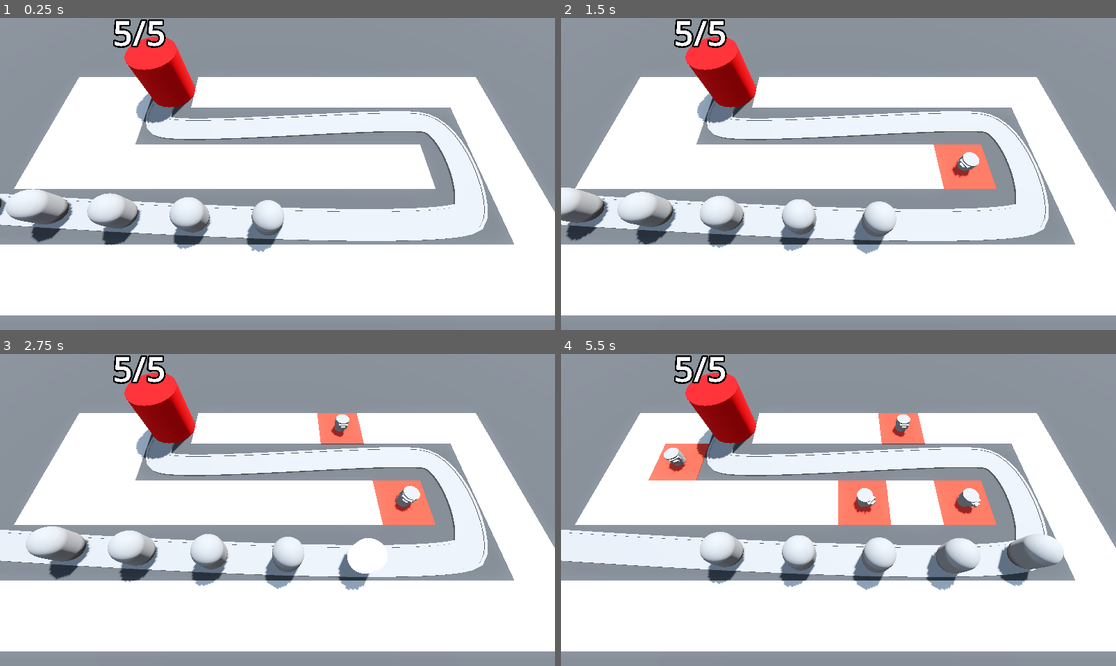
Above: before the commit, frames 1-4 (two rows, left to right).
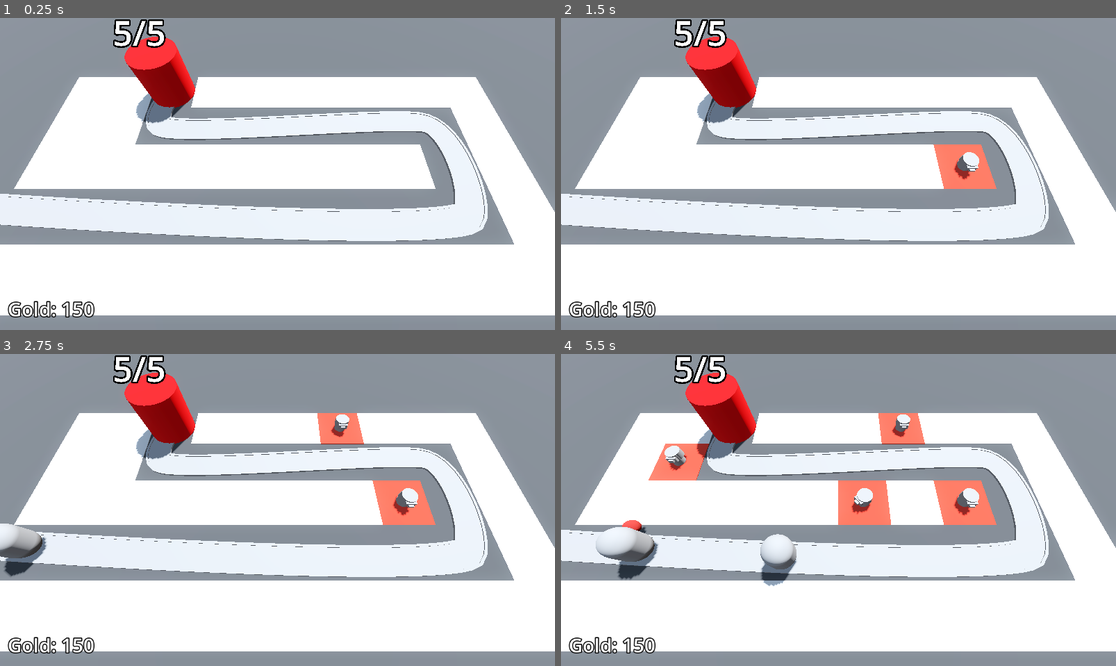
Above: after the commit, the same moments.

Repository: niamh-d/godot-3d-tower-defence
Game: Godot game, scene res://Scenes/base_level.tscn
The game is run twice, just before and just after one commit, with the same random seed, the same clock (stepped at 60 frames per second) and the same inputs.
Inputs (mouse positions are in pixels of both pictures, inside the frame that each line leads up to):
- Up to frame 1 (0.25 s): no input
- Up to frame 2 (1.5 s): move the mouse to (960, 158) at 0.52 s; press the mouse at (960, 158) at 0.53 s; move the mouse to (727, 189) at 1.27 s; release the mouse at (727, 189) at 1.28 s; click (727, 189) at 1.35 s
- Up to frame 3 (2.75 s): move the mouse to (333, 441) at 2.02 s; press the mouse at (333, 441) at 2.03 s
- Up to frame 4 (5.5 s): move the mouse to (810, 572) at 2.77 s; release the mouse at (810, 572) at 2.78 s; click (810, 572) at 2.85 s; move the mouse to (1005, 556) at 3.52 s; press the mouse at (1005, 556) at 3.53 s; move the mouse to (672, 463) at 4.27 s; release the mouse at (672, 463) at 4.28 s; click (672, 463) at 4.35 s; move the mouse to (866, 510) at 5.02 s; press the mouse at (866, 510) at 5.03 s

The runs differ from the first frame. In frame 1, 3.5% of the frame differs, in the area x 0-52%, y 54-96%; in frame 2, 4.3%; in frame 3, 4.8%; in frame 4, 6.1%, in the area x 1-91%, y 29-96%.

Commit message:
ui label

Diff:
--- a/Scenes/Enemy/enemy.gd
+++ b/Scenes/Enemy/enemy.gd
@@ -1,7 +1,7 @@
 class_name Enemy
 extends PathFollow3D
 
-@export var speed: float = 2.5
+@export var speed: float = 5.0
 @export var max_health := 5
 
 @onready var base = get_tree().get_first_node_in_group("base")
--- /dev/null
+++ b/Scenes/bank.gd
@@ -0,0 +1,16 @@
+extends MarginContainer
+
+@export var starting_gold := 150
+
+@onready var label: Label = $Label
+
+var gold: int:
+	set(gold_in):
+		gold = 0 if gold + gold_in < 0 else gold + gold_in
+		set_label()
+
+func _ready() -> void:
+	gold = starting_gold
+
+func set_label() -> void:
+	label.text = "Gold: %s" % gold
--- a/Scenes/base_level.tscn
+++ b/Scenes/base_level.tscn
@@ -1,11 +1,13 @@
-[gd_scene load_steps=12 format=3 uid="uid://blu885i46rvl6"]
+[gd_scene load_steps=15 format=3 uid="uid://blu885i46rvl6"]
 
 [ext_resource type="MeshLibrary" uid="uid://dsqiumw83bhdy" path="res://MeshLibraries/SpaceLibrary.tres" id="1_1xu8l"]
 [ext_resource type="PackedScene" uid="uid://bxyu0ex26b26g" path="res://Scenes/RayPickerCamera/ray_picker_camera.tscn" id="1_17pwx"]
 [ext_resource type="PackedScene" uid="uid://cgpx5d1ebwukw" path="res://Scenes/Enemy/enemy.tscn" id="2_3q4ae"]
+[ext_resource type="Script" path="res://Scenes/enemy_path.gd" id="3_4pwha"]
 [ext_resource type="PackedScene" uid="uid://dkkb8h7iyh54v" path="res://Scenes/Base/base.tscn" id="3_yfdac"]
 [ext_resource type="Script" path="res://Scenes/turret_manager.gd" id="5_otcax"]
 [ext_resource type="PackedScene" uid="uid://1ucm44u2hm55" path="res://Scenes/Turret/turret.tscn" id="6_17e4r"]
+[ext_resource type="Script" path="res://Scenes/bank.gd" id="8_7dj6r"]
 
 [sub_resource type="ProceduralSkyMaterial" id="ProceduralSkyMaterial_h04u7"]
 sky_horizon_color = Color(0.64625, 0.65575, 0.67075, 1)
@@ -29,6 +31,11 @@
 "tilts": PackedFloat32Array(0, 0, 0, 0, 0)
 }
 point_count = 5
+
+[sub_resource type="LabelSettings" id="LabelSettings_h3usv"]
+font_size = 40
+outline_size = 8
+outline_color = Color(0, 0, 0, 1)
 
 [node name="BaseLevel" type="Node3D"]
 
@@ -56,10 +63,12 @@
 "cells": PackedInt32Array(65535, 65534, 0, 65531, 65534, 0, 65532, 65534, 0, 0, 65534, 0, 1, 65534, 0, 2, 65534, 0, 3,  …(306 unchanged characters)…
 }
 
-[node name="Path3D" type="Path3D" parent="."]
+[node name="EnemyPath" type="Path3D" parent="."]
 curve = SubResource("Curve3D_bseye")
+script = ExtResource("3_4pwha")
+enemy_scene = ExtResource("2_3q4ae")
 
-[node name="Road" type="CSGPolygon3D" parent="Path3D"]
+[node name="Road" type="CSGPolygon3D" parent="EnemyPath"]
 polygon = PackedVector2Array(-1, 0, -1, 0.1, 1, 0.1, 1, 0)
 mode = 2
 path_node = NodePath("..")
@@ -72,7 +81,7 @@
 path_u_distance = 1.0
 path_joined = false
 
-[node name="LeftEdge" type="CSGPolygon3D" parent="Path3D"]
+[node name="LeftEdge" type="CSGPolygon3D" parent="EnemyPath"]
 polygon = PackedVector2Array(-1.1, 0, -1.1, 0.15, -0.9, 0.15, -0.9, 0)
 mode = 2
 path_node = NodePath("..")
@@ -85,7 +94,7 @@
 path_u_distance = 1.0
 path_joined = false
 
-[node name="RightEdge" type="CSGPolygon3D" parent="Path3D"]
+[node name="RightEdge" type="CSGPolygon3D" parent="EnemyPath"]
 polygon = PackedVector2Array(0.9, 0, 0.9, 0.15, 1.1, 0.15, 1.1, 0)
 mode = 2
 path_node = NodePath("..")
@@ -98,28 +107,35 @@
 path_u_distance = 1.0
 path_joined = false
 
-[node name="Enemy" parent="Path3D" instance=ExtResource("2_3q4ae")]
-transform = Transform3D(-0.0147368, 1.09278e-07, -0.999891, -7.10543e-15, 1, 1.0929e-07, 0.999891, 1.61058e-09, -0.0147368, -21.1886, 3.8147e-06, 5.48562)
-
-[node name="Enemy2" parent="Path3D" instance=ExtResource("2_3q4ae")]
-transform = Transform3D(-0.0601816, 1.12812e-07, -0.998187, 5.04927e-09, 1, 1.12713e-07, 0.998187, 1.74312e-09, -0.0601816, -16.1989, 3.24985e-06, 5.80431)
-progress = 5.0
-
-[node name="Enemy3" parent="Path3D" instance=ExtResource("2_3q4ae")]
-transform = Transform3D(-0.0534631, 1.1229e-07, -0.998569, 4.29246e-09, 1, 1.12221e-07, 0.998569, 1.71336e-09, -0.0534631, -11.2069, 2.68749e-06, 6.08871)
-progress = 10.0
-
-[node name="Enemy4" parent="Path3D" instance=ExtResource("2_3q4ae")]
-transform = Transform3D(-0.0453763, 1.11661e-07, -0.99897, 3.38624e-09, 1, 1.11622e-07, 0.99897, 1.68224e-09, -0.0453763, -6.21307, 2.12781e-06, 6.33667)
-progress = 15.0
-
-[node name="Enemy5" parent="Path3D" instance=ExtResource("2_3q4ae")]
-transform = Transform3D(-0.0342268, 1.10794e-07, -0.999414, 2.14538e-09, 1, 1.10785e-07, 0.999414, 1.6477e-09, -0.0342268, -1.21709, 1.57165e-06, 6.53748)
-progress = 20.0
+[node name="Timer" type="Timer" parent="EnemyPath"]
+wait_time = 2.0
+autostart = true
 
 [node name="Base" parent="." instance=ExtResource("3_yfdac")]
 
 [node name="TurretManager" type="Node3D" parent="." node_paths=PackedStringArray("enemy_path")]
 script = ExtResource("5_otcax")
 turret = ExtResource("6_17e4r")
-enemy_path = NodePath("../Path3D")
+enemy_path = NodePath("../EnemyPath")
+
+[node name="Bank" type="MarginContainer" parent="."]
+anchors_preset = 15
+anchor_right = 1.0
+anchor_bottom = 1.0
+grow_horizontal = 2
+grow_vertical = 2
+mouse_filter = 2
+theme_override_constants/margin_left = 16
+theme_override_constants/margin_top = 16
+theme_override_constants/margin_right = 16
+theme_override_constants/margin_bottom = 16
+script = ExtResource("8_7dj6r")
+
+[node name="Label" type="Label" parent="Bank"]
+layout_mode = 2
+size_flags_horizontal = 0
+size_flags_vertical = 8
+text = "000"
+label_settings = SubResource("LabelSettings_h3usv")
+
+[connection signal="timeout" from="EnemyPath/Timer" to="EnemyPath" method="_on_timer_timeout"]
--- /dev/null
+++ b/Scenes/enemy_path.gd
@@ -0,0 +1,11 @@
+extends Path3D
+
+@export var enemy_scene: PackedScene
+
+func spawn_enemy() -> void:
+	var new_enemy = enemy_scene.instantiate()
+	add_child(new_enemy)
+
+
+func _on_timer_timeout() -> void:
+	spawn_enemy()
